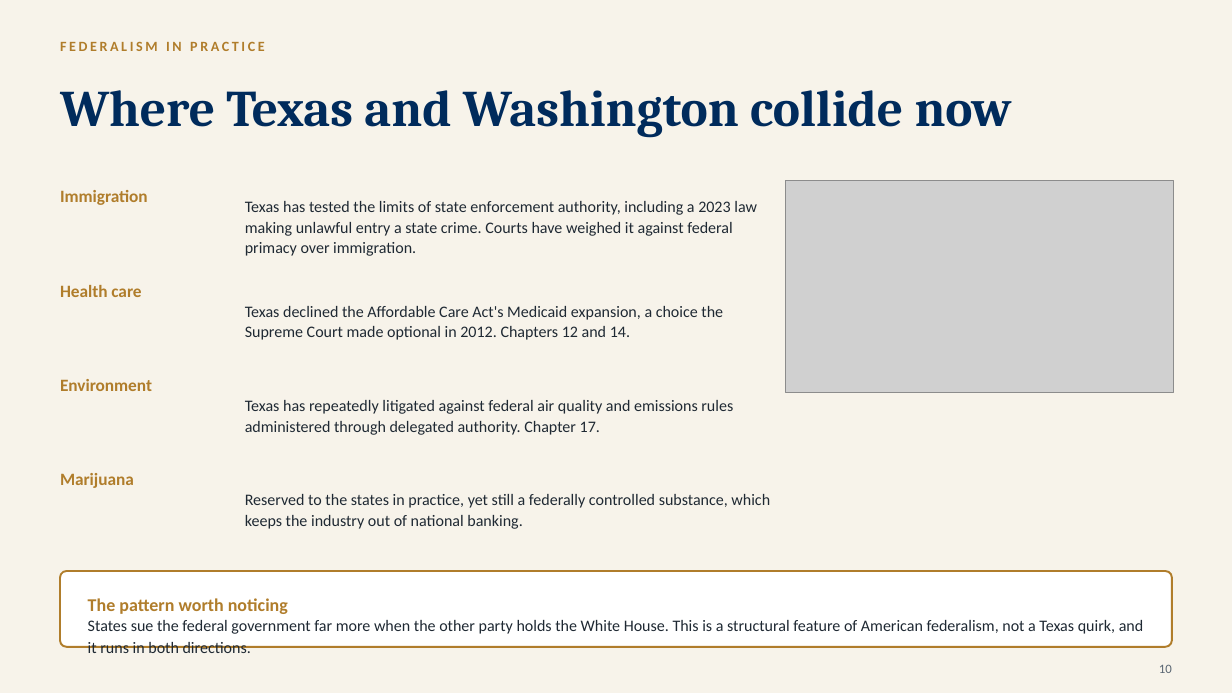
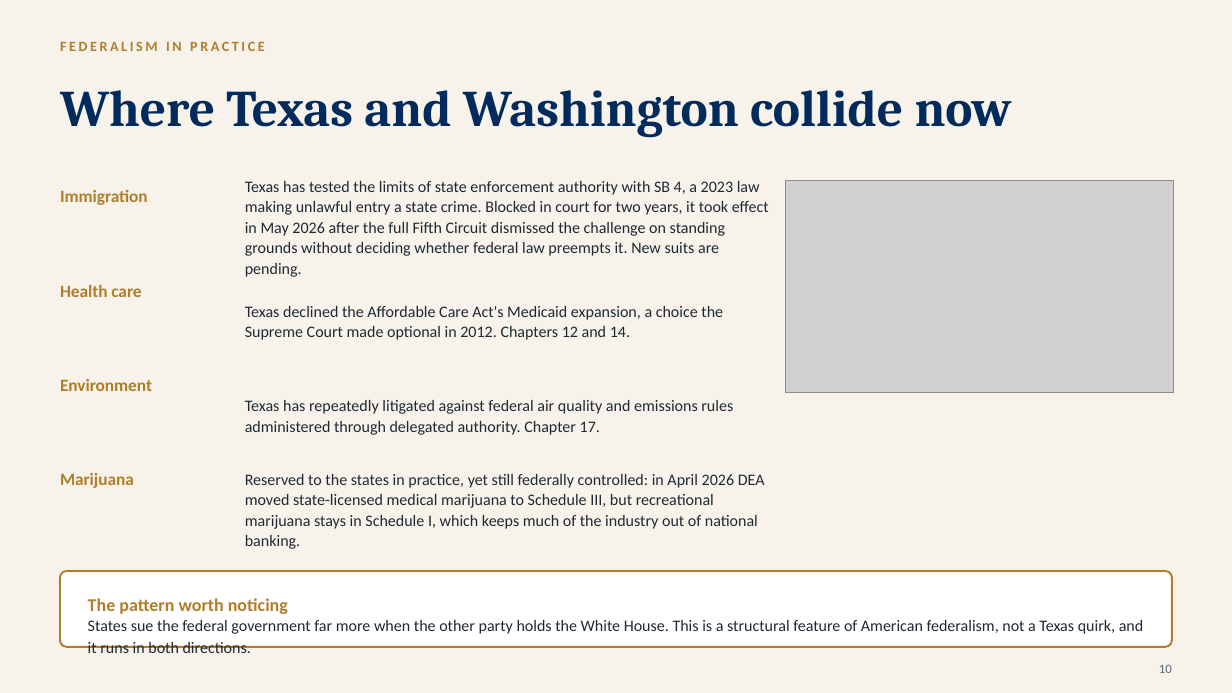
Before and after one commit to ProfessorJaredAlanStewart/texas-govt-modules, a slide deck: slide 11 of slides/Chapter 03 - Federalism (Lecture Deck).pptx. Drawn at 1232x693 pixels with LibreOffice and Linux fonts; fonts in the diff are those of the drawing; grey boxes stand for pictures. Boxes give left, top, right and bottom in pixels: in the first picture for what was removed or moved away, otherwise in the second. Text is boxed around its words. In the diff, an @@ line names an element or a change of style, - is before the commit and + after.

```diff
--- a/slides/Chapter 03 - Federalism (Lecture Deck).pptx
+++ b/slides/Chapter 03 - Federalism (Lecture Deck).pptx
@@ text at bbox=[245, 181, 769, 277]: text changed @@
-Texas has tested the limits of state enforcement authority, including a 2023 law making unlawful entry a state crime. Courts have weighed it against federal primacy over immigration.
+Texas has tested the limits of state enforcement authority with SB 4, a 2023 law making unlawful entry a state crime. Blocked in court for two years, it took effect in May 2026 after the full Fifth Circuit dismissed the challenge on standing grounds without deciding whether federal law preempts it. New suits are pending.
@@ text at bbox=[245, 474, 765, 549]: text changed @@
-Reserved to the states in practice, yet still a federally controlled substance, which keeps the industry out of national banking.
+Reserved to the states in practice, yet still federally controlled: in April 2026 DEA moved state-licensed medical marijuana to Schedule III, but recreational marijuana stays in Schedule I, which keeps much of the industry out of national banking.
```
Also in this commit, not shown: 3 other slides changed, 58 other files.
